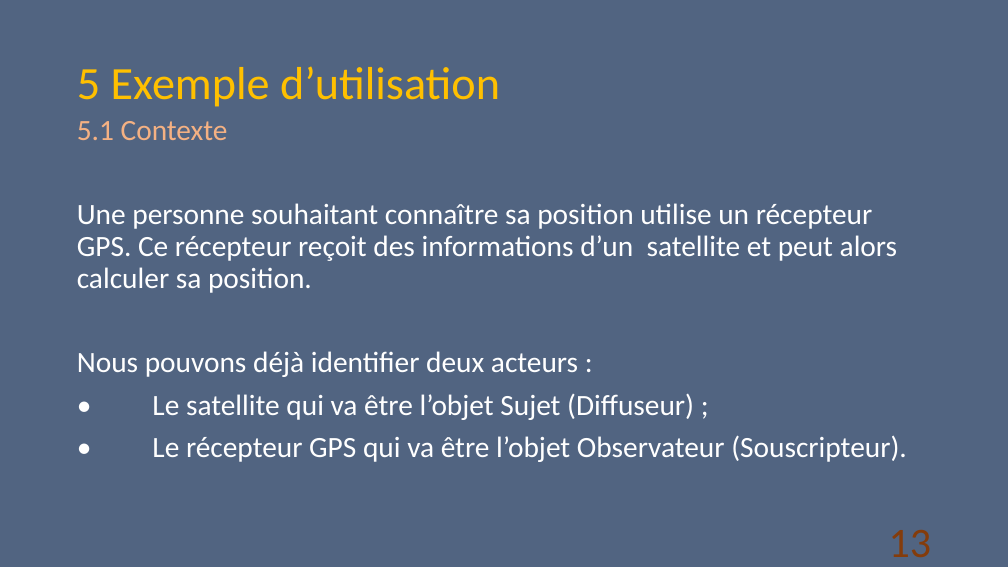
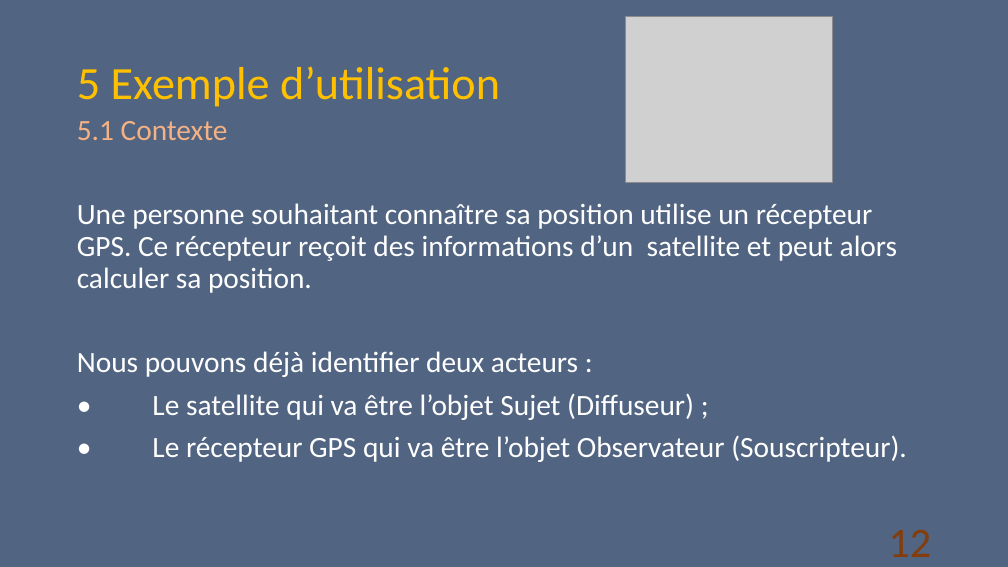
Before and after one commit to D-CRAVO/FORMATION-CDA-2210, a slide deck: slide 12 of 106_DesignPattern/Cours/Observateur/Observateur.pptx (slide 13 before the commit). Drawn at 1008x567 pixels with LibreOffice and Linux fonts; fonts in the diff are those of the drawing; grey boxes stand for pictures. Boxes give left, top, right and bottom in pixels: in the first picture for what was removed or moved away, otherwise in the second. Text is boxed around its words. In the diff, an @@ line names an element or a change of style, - is before the commit and + after.

```diff
--- a/106_DesignPattern/Cours/Observateur/Observateur.pptx
+++ b/106_DesignPattern/Cours/Observateur/Observateur.pptx
@@ picture added at box(625, 17, 833, 182) @@
@@ page number at box(889, 530, 932, 557): text changed @@
-13
+12
```
Also in this commit, not shown: 9 other slides changed, 1 slide added, 1 slide removed, 33 other files.
